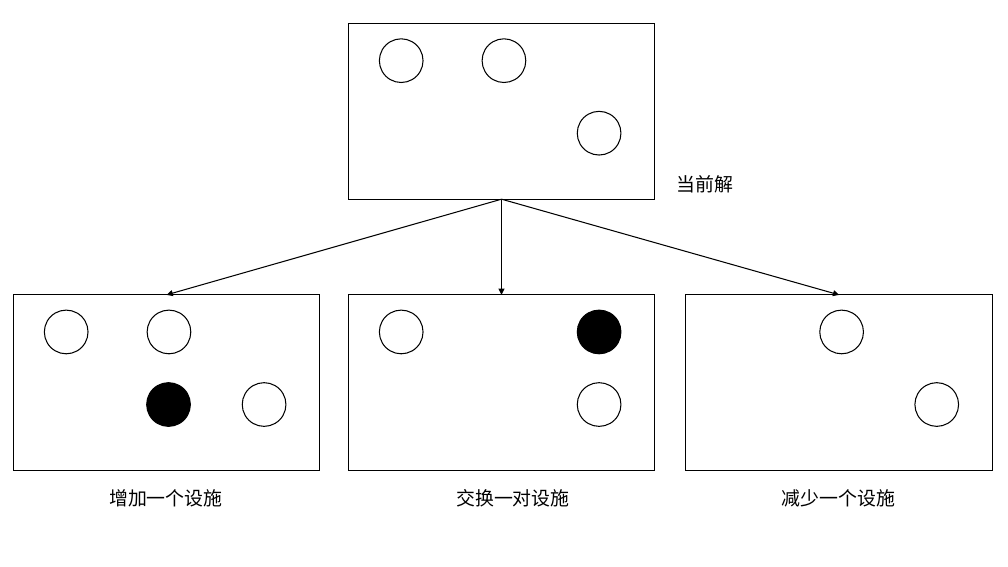
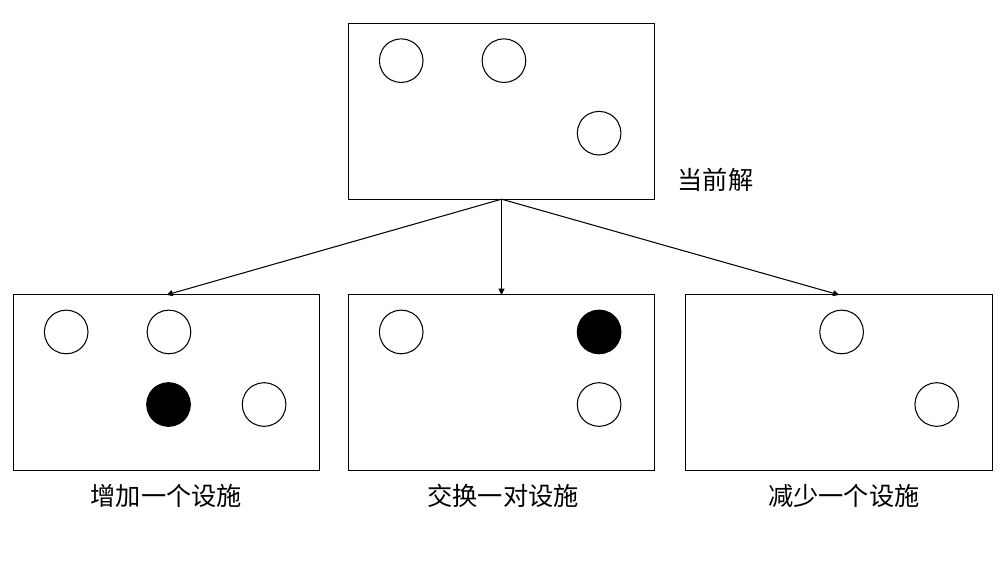
Before and after one commit to Dis-count/Inverse_optimization, a slide deck: slide 2 of Inv_Summary/Flow.pptx. Drawn at 1008x567 pixels with LibreOffice and Linux fonts; fonts in the diff are those of the drawing. Boxes give left, top, right and bottom in pixels: in the first picture for what was removed or moved away, otherwise in the second. Text is boxed around its words. In the diff, an @@ line names an element or a change of style, - is before the commit and + after.

```diff
--- a/Inv_Summary/Flow.pptx
+++ b/Inv_Summary/Flow.pptx
@@ text "当前解": place and size @@
-text "当前解" at box(677, 175, 734, 193)
+text "当前解" at box(678, 167, 754, 191)
@@ text "增加一个设施": place and size @@
-text "增加一个设施" at box(109, 489, 222, 507)
+text "增加一个设施" at box(91, 484, 242, 507)
@@ size 18 to 24 pt in 4 elements at box(91, 484, 242, 507), box(768, 483, 919, 507), box(678, 167, 754, 191), box(427, 483, 578, 507) @@
@@ text "交换一对设施": place and size @@
-text "交换一对设施" at box(456, 489, 569, 507)
+text "交换一对设施" at box(427, 483, 578, 507)
@@ text "减少一个设施": place and size @@
-text "减少一个设施" at box(782, 489, 895, 507)
+text "减少一个设施" at box(768, 483, 919, 507)
```
Also in this commit, not shown: 5 other files.
